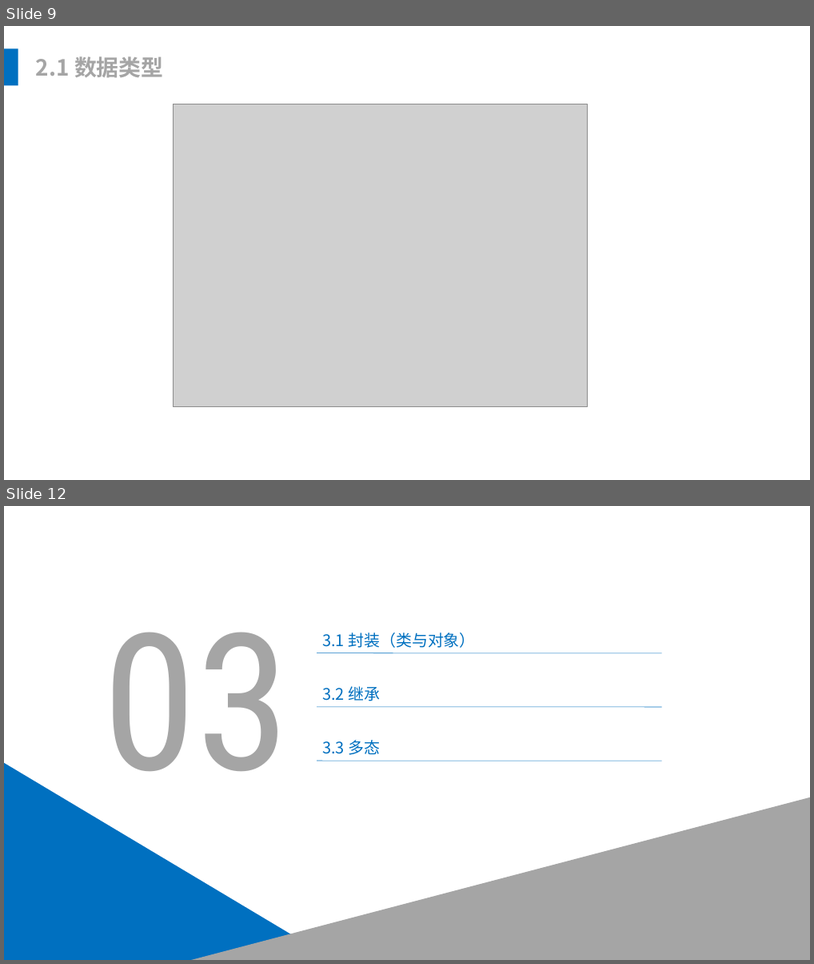
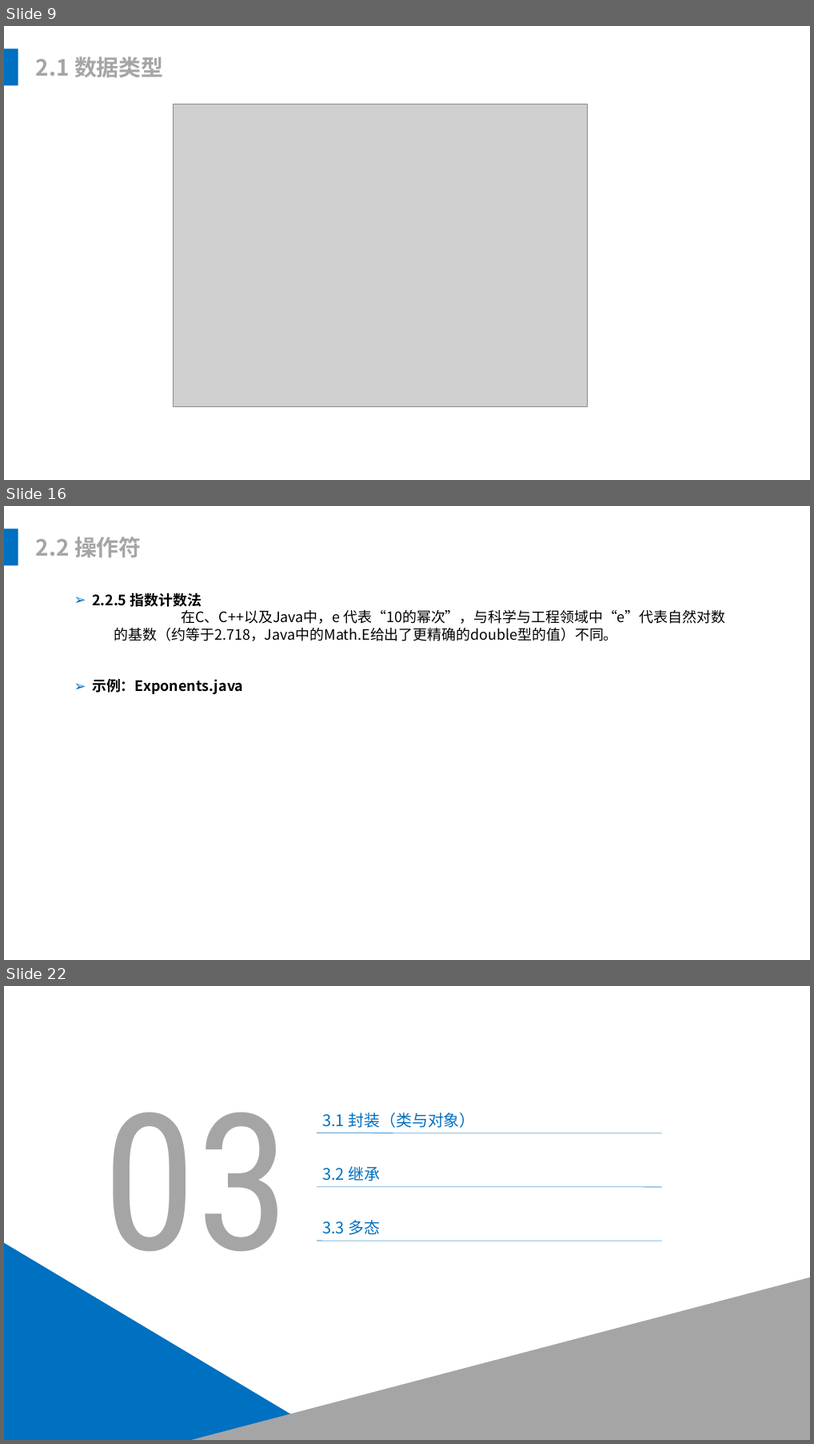
Before and after one commit to leonliu06/JavaTrainning, a slide deck: Java培训.pptx. Shown one above the other, each under a label of ours: slides 9 and 12 before the commit, slides 9, 16 and 22 after it; the slides between them are not shown. The pictures are 814x964 and 814x1444 pixels, drawn with LibreOffice and Linux fonts; fonts in the diff are those of the drawing; grey boxes stand for pictures. Boxes give left, top, right and bottom in pixels: in the first picture for what was removed or moved away, otherwise in the second. Text is boxed around its words. In the diff, an @@ line names an element or a change of style, - is before the commit and + after.

```diff
--- a/Java培训.pptx
+++ b/Java培训.pptx
@@ slide 16 added at bbox=[4, 506, 810, 960], background #FFFFFF @@
@@ rectangle added at bbox=[4, 529, 18, 566], fill #0070C0 @@
@@ text added at bbox=[36, 536, 142, 558], 28 pt, text #A5A5A5, bold @@
+2.2 操作符
@@ text added at bbox=[92, 592, 726, 694], 18 pt, text #000000 @@
+➢ 2.2.5 指数计数法
+  在C、C++以及Java中，e 代表“10的幂次”，与科学与工程领域中“e”代表自然对数的基数（约等于2.718，Java中的Math.E给出了更精确的double型的值）不同。
+➢ 示例：Exponents.java
@@ what was slide 12 is now slide 22 @@
```
Also in this commit, not shown: 2 slides changed, 9 other slides added, 1 other file.
